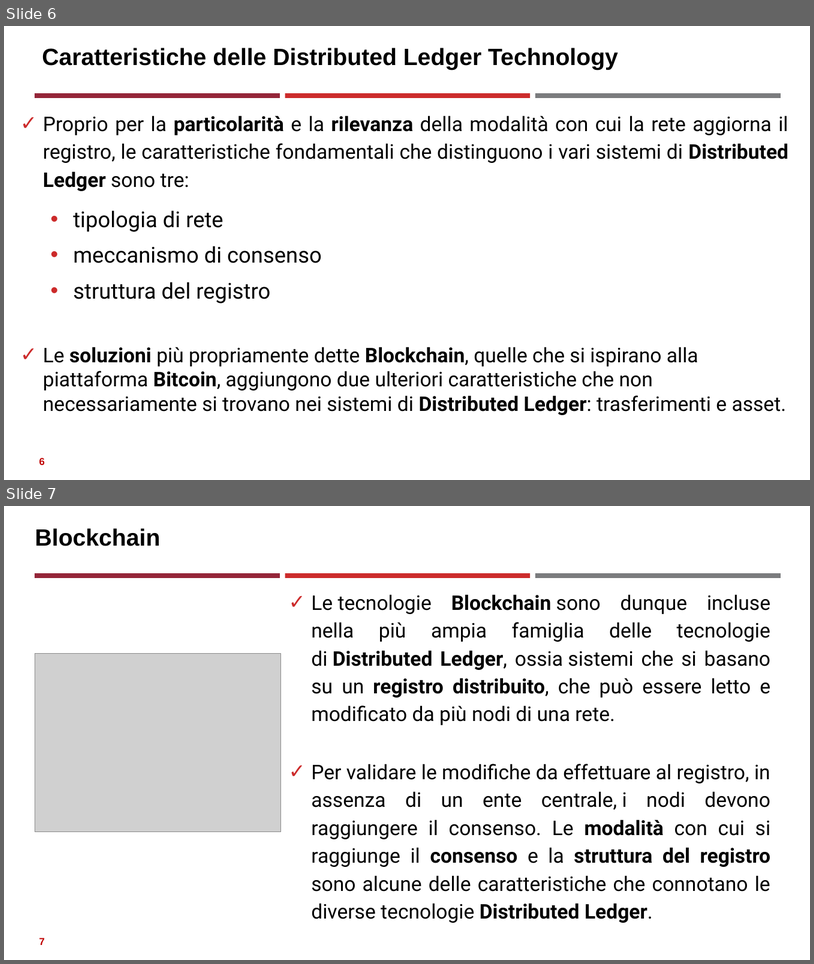
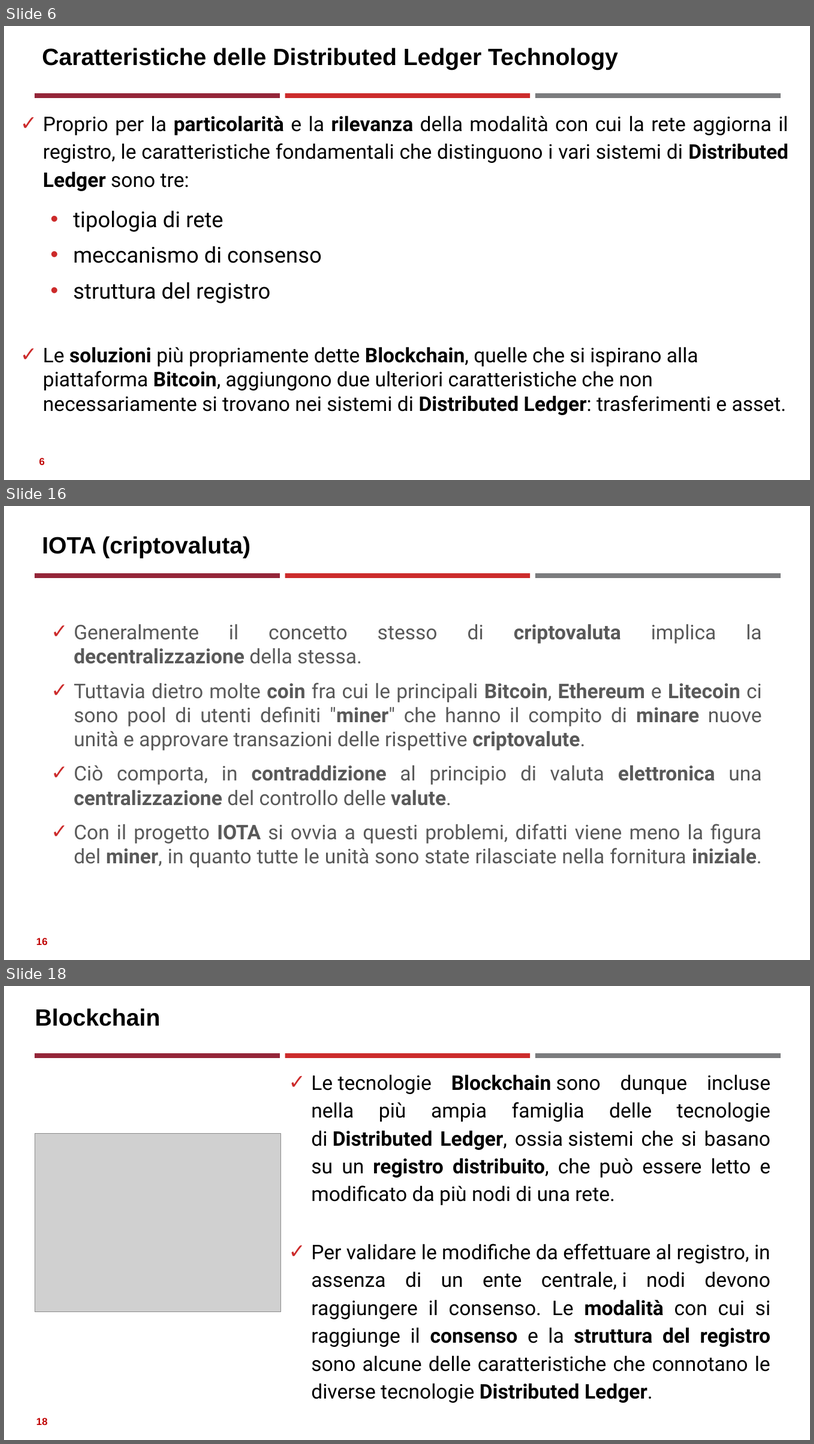
Before and after one commit to neural1977/data_science_interview_material, a slide deck: Assicurazioni/Distributed Ledger Technology_ita.pptx. Shown one above the other, each under a label of ours: slides 6 and 7 before the commit, slides 6, 16 and 18 after it; the slides between them are not shown. The pictures are 814x964 and 814x1444 pixels, drawn with LibreOffice and Linux fonts; fonts in the diff are those of the drawing; grey boxes stand for pictures. Boxes give left, top, right and bottom in pixels: in the first picture for what was removed or moved away, otherwise in the second. Text is boxed around its words. In the diff, an @@ line names an element or a change of style, - is before the commit and + after.

```diff
--- a/Assicurazioni/Distributed Ledger Technology_ita.pptx
+++ b/Assicurazioni/Distributed Ledger Technology_ita.pptx
@@ slide 16 added at (4, 506, 810, 960), background #FFFFFF; not listed: 3 template elements that a slide beside it also shows @@
@@ title added at (42, 536, 251, 558), 28 pt, text #000000, bold @@
+IOTA (criptovaluta)
@@ text added at (74, 624, 762, 867), 24 pt, text #595959 @@
+✓ Generalmente il concetto stesso di criptovaluta implica la decentralizzazione della stessa.
+✓ Tuttavia dietro molte coin fra cui le principali Bitcoin, Ethereum e Litecoin ci sono pool di utenti definiti "miner" che hanno il compito di minare nuove unità e approvare transazioni delle rispettive criptovalute.
+✓ Ciò comporta, in contraddizione al principio di valuta elettronica una centralizzazione del controllo delle valute.
+✓ Con il progetto IOTA si ovvia a questi problemi, difatti viene meno la figura del miner, in quanto tutte le unità sono state rilasciate nella fornitura iniziale.
@@ page number added at (36, 937, 48, 945), 12 pt, text #C00000, bold @@
+16
@@ what was slide 7 is now slide 18 @@
@@ page number at (36, 1417, 48, 1425): text changed @@
-7
+18
```
Also in this commit, not shown: 11 other slides added, 5 other files.
